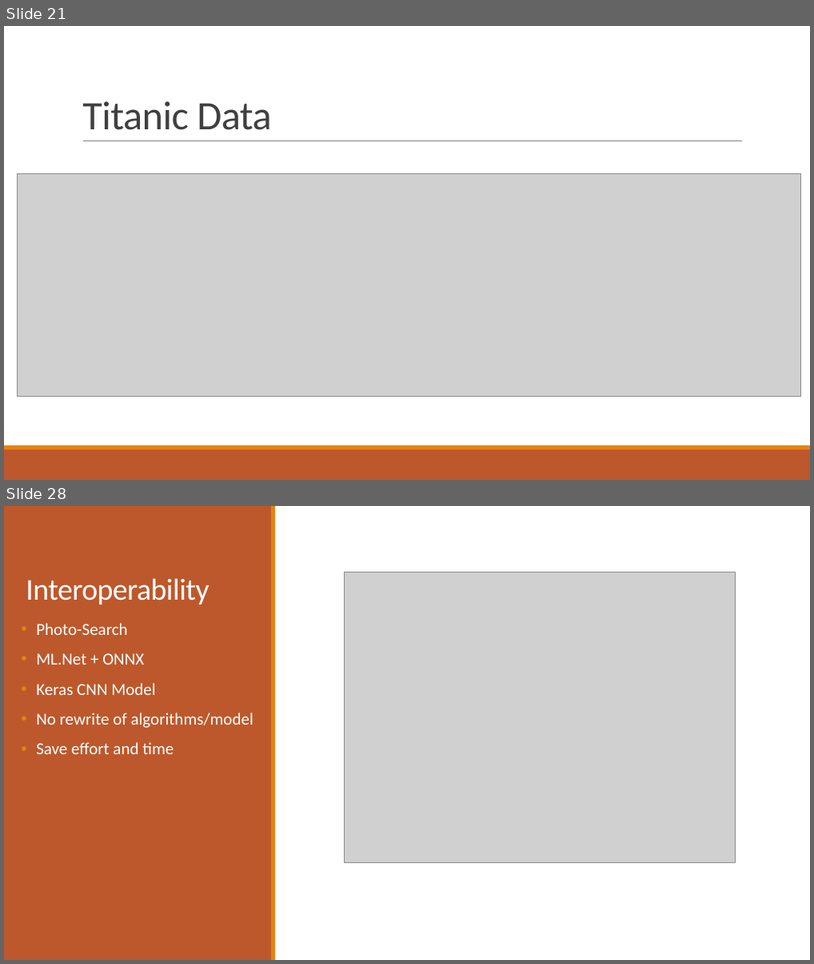
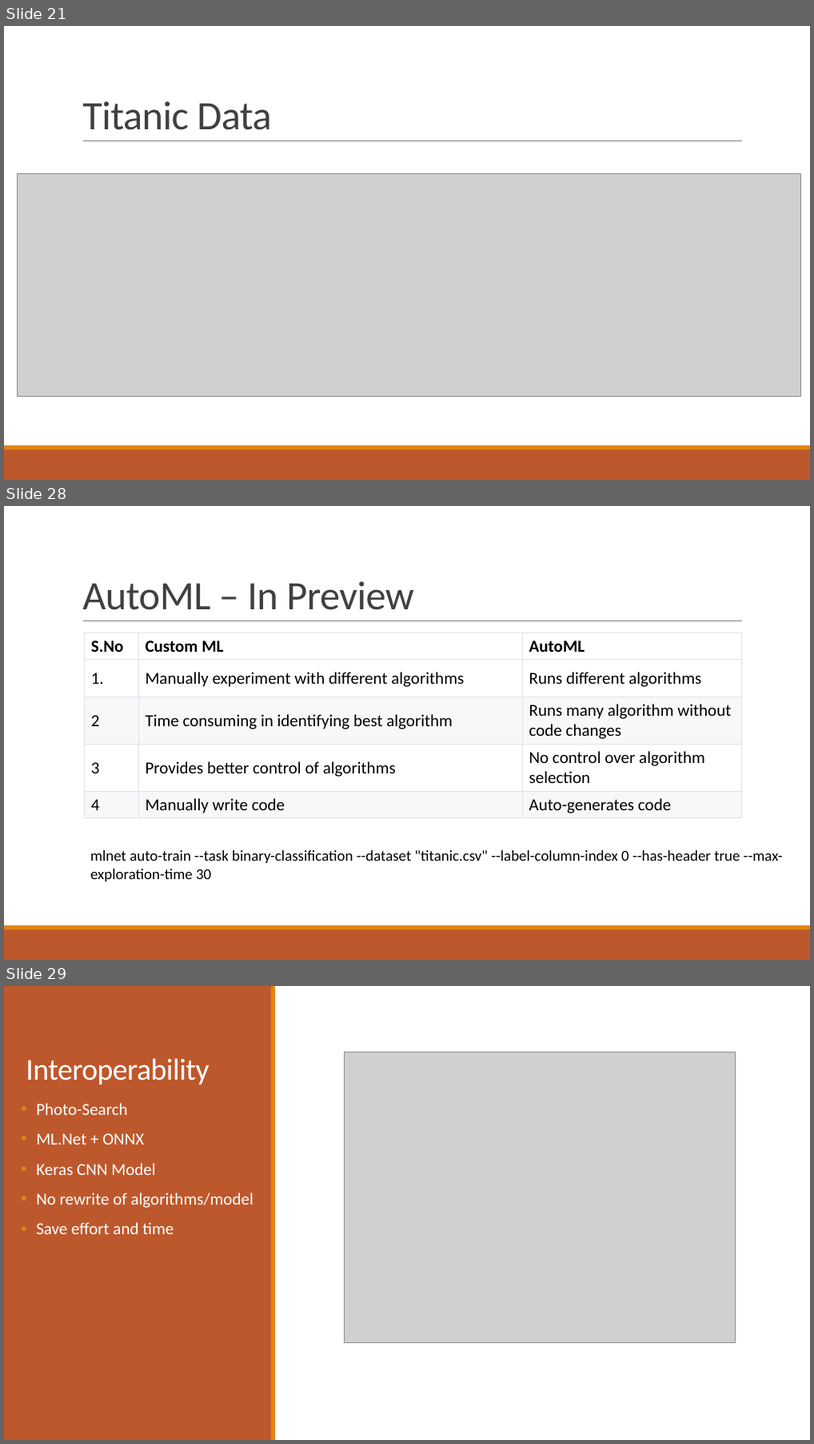
Before and after one commit to praveenraghuvanshi1512/AIML, a slide deck: Meetup_DotNet_10_Aug_2019/ML_Net_Praveen_Raghuvanshi_10_Aug_2019.pptx. Shown one above the other, each under a label of ours: slides 21 and 28 before the commit, slides 21, 28 and 29 after it; the slides between them are not shown. The pictures are 814x964 and 814x1444 pixels, drawn with LibreOffice and Linux fonts; fonts in the diff are those of the drawing; grey boxes stand for pictures. Boxes give left, top, right and bottom in pixels: in the first picture for what was removed or moved away, otherwise in the second. Text is boxed around its words. In the diff, an @@ line names an element or a change of style, - is before the commit and + after.

```diff
--- a/Meetup_DotNet_10_Aug_2019/ML_Net_Praveen_Raghuvanshi_10_Aug_2019.pptx
+++ b/Meetup_DotNet_10_Aug_2019/ML_Net_Praveen_Raghuvanshi_10_Aug_2019.pptx
@@ slide 28 added at (x1=4, y1=506, x2=810, y2=960), background #FFFFFF; not listed: 3 template elements that a slide beside it also shows @@
@@ title added at (x1=82, y1=581, x2=414, y2=610), 48 pt, text #404040 @@
+AutoML – In Preview
@@ table added at (x1=85, y1=633, x2=742, y2=816), 5 rows, 3 columns @@
+S.No | Custom ML | AutoML
+1. | Manually experiment with different algorithms | Runs different algorithms
+2 | Time consuming in identifying best algorithm | Runs many algorithm without code changes
+3 | Provides better control of algorithms | No control over algorithm selection
+4 | Manually write code | Auto-generates code
@@ text added at (x1=90, y1=850, x2=783, y2=881), 18 pt, text #000000 @@
+mlnet auto-train --task binary-classification --dataset "titanic.csv" --label-column-index 0 --has-header true --max-exploration-time 30
@@ what was slide 28 is now slide 29 @@
```
Also in this commit, not shown: 5 slides changed, 2 other slides added, 2 slides removed.
